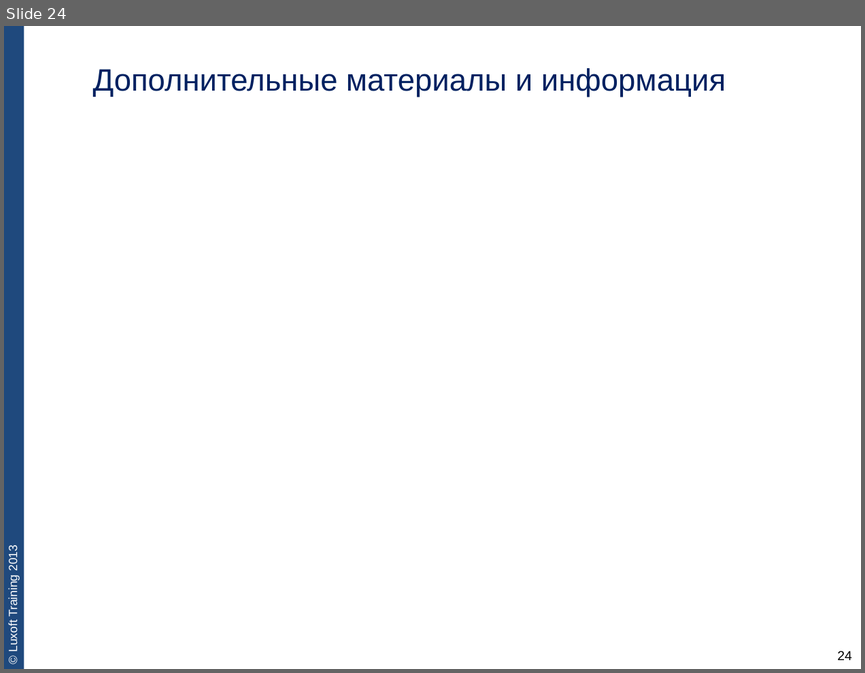
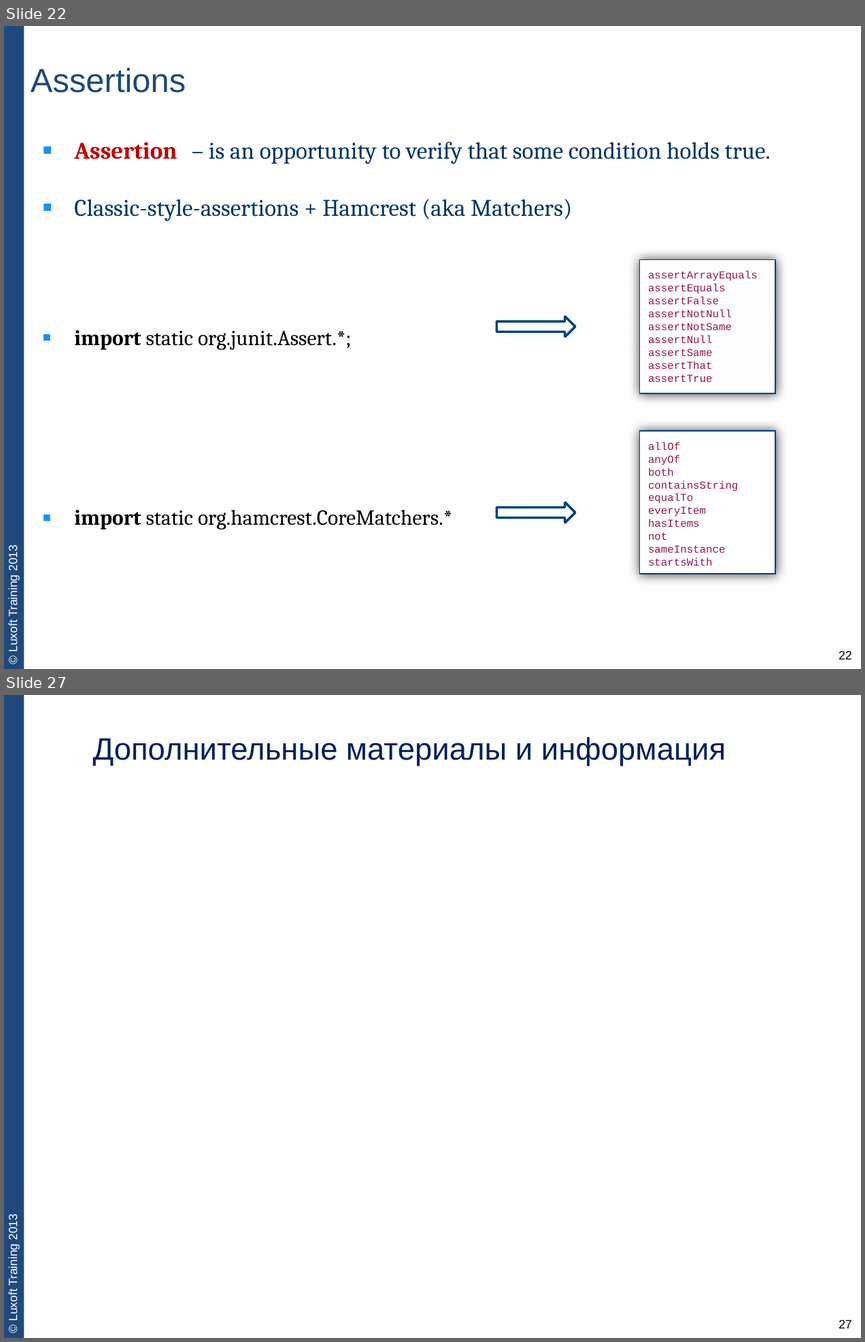
Before and after one commit to team3/lux-trainings-all, a slide deck: JVA-011. unit-testing-with-junit/JVA-011-lecture1-unit-testing-basics.pptx. Shown one above the other, each under a label of ours: slide 24 before the commit, slides 22 and 27 after it; the slides between them are not shown. The pictures are 865x673 and 865x1342 pixels, drawn with LibreOffice and Linux fonts; fonts in the diff are those of the drawing; background and template pictures are left out. Boxes give left, top, right and bottom in pixels: in the first picture for what was removed or moved away, otherwise in the second. Text is boxed around its words. In the diff, an @@ line names an element or a change of style, - is before the commit and + after.

```diff
--- a/JVA-011. unit-testing-with-junit/JVA-011-lecture1-unit-testing-basics.pptx
+++ b/JVA-011. unit-testing-with-junit/JVA-011-lecture1-unit-testing-basics.pptx
@@ slide 22 added at bbox=[4, 26, 861, 669], background #FFFFFF; not listed: 2 template elements that a slide beside it also shows @@
@@ title added at bbox=[31, 67, 186, 93], 28 pt, text #1F497D @@
+Assertions
@@ text added at bbox=[74, 142, 770, 529], 20 pt, text #003567 @@
+▪ Assertion – is an opportunity to verify that some condition holds true.
+▪ Classic-style-assertions + Hamcrest (aka Matchers)
+▪ import static org.junit.Assert.*;
+▪ import static org.hamcrest.CoreMatchers.*
@@ rectangle added at bbox=[640, 260, 775, 394], fill pattern #F2F2F2 on #FFFFFF, outline #004281 1 pt, 9 pt, text #941751 @@
+assertArrayEquals
+assertEquals
+assertFalse
+assertNotNull
+assertNotSame
+assertNull
+assertSame
+assertThat
+assertTrue
@@ right arrow added at bbox=[496, 316, 575, 336], fill #FFFFFF, outline #004281 2 pt @@
@@ rectangle added at bbox=[640, 431, 775, 573], fill pattern #FFFFFF on #FFFFFF, outline #004281 1 pt, 9 pt, text #941751 @@
+allOf
+anyOf
+both
+containsString
+equalTo
+everyItem
+hasItems
+not
+sameInstance
+startsWith
@@ right arrow added at bbox=[496, 501, 575, 522], fill #FFFFFF, outline #004281 2 pt @@
@@ page number added at bbox=[838, 650, 852, 659], 10.2 pt, text #000000 @@
+22
@@ what was slide 24 is now slide 27 @@
@@ page number at bbox=[838, 1319, 852, 1328]: text changed; size 11 to 10.2 pt @@
-24
+27
```
Also in this commit, not shown: 13 slides changed, 2 other slides added.
